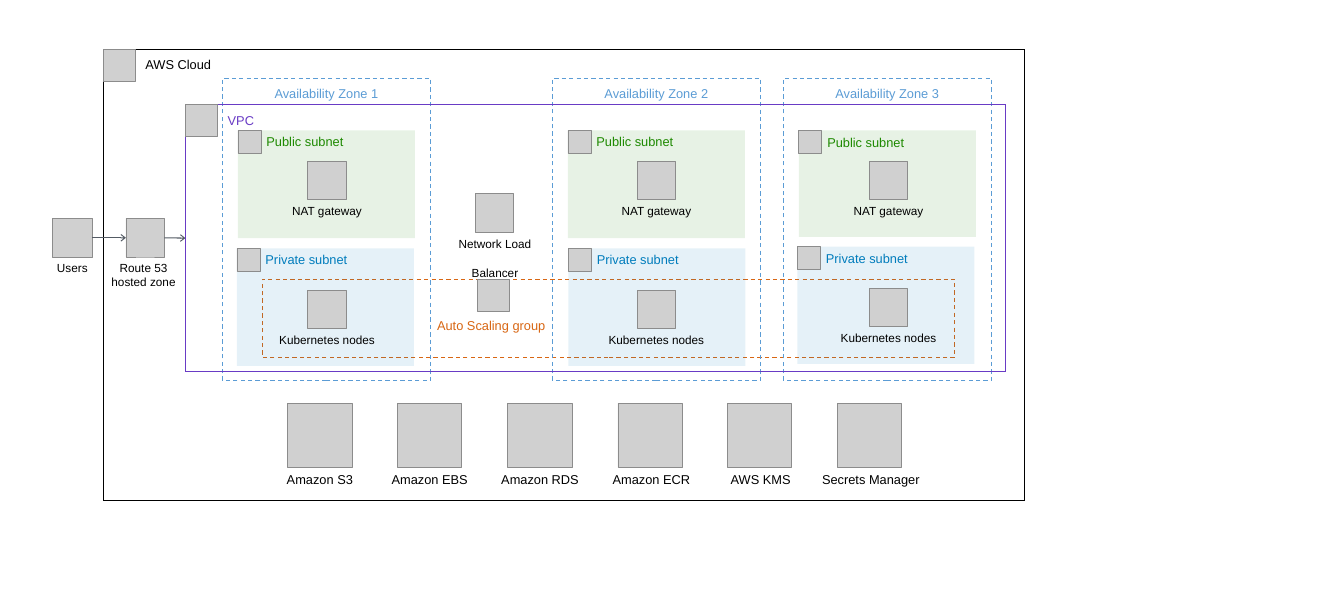
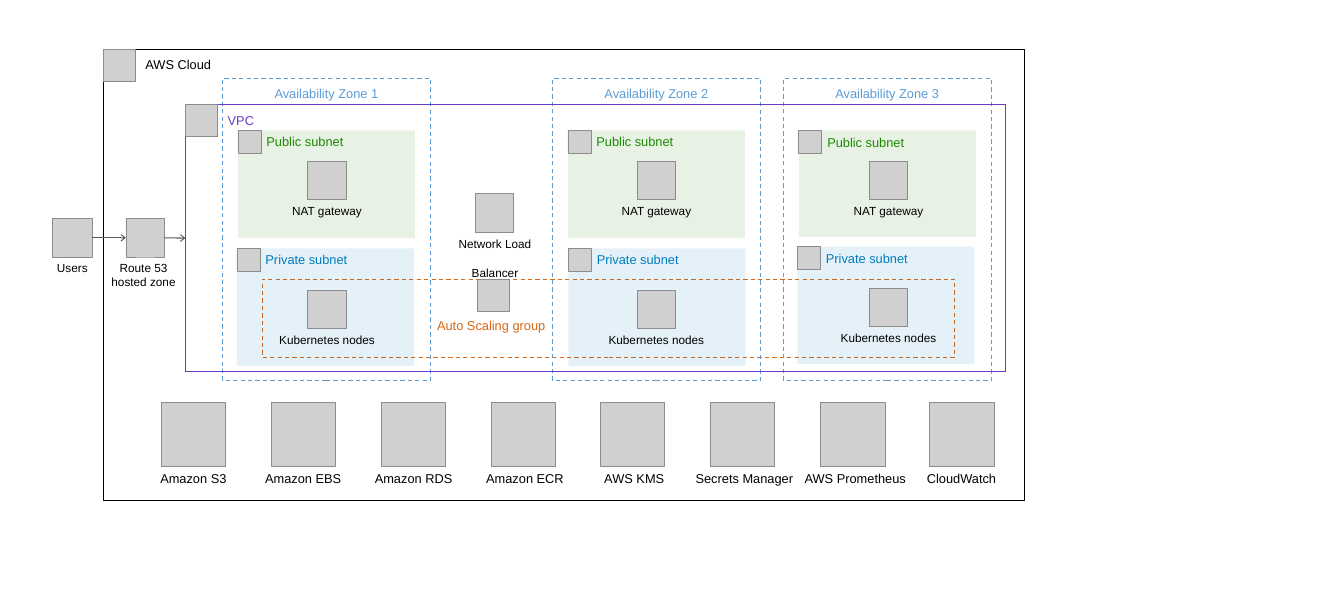
Before and after one commit to aws-ia/terraform-aws-mendix-private-cloud, a slide deck: slide 1 of doc/deployment_guide/images/terraform-mendix-private-cloud-diagram.pptx. Drawn at 1344x592 pixels with LibreOffice and Linux fonts; fonts in the diff are those of the drawing; grey boxes stand for pictures. Boxes give left, top, right and bottom in pixels: in the first picture for what was removed or moved away, otherwise in the second. Text is boxed around its words. In the diff, an @@ line names an element or a change of style, - is before the commit and + after.

```diff
--- a/doc/deployment_guide/images/terraform-mendix-private-cloud-diagram.pptx
+++ b/doc/deployment_guide/images/terraform-mendix-private-cloud-diagram.pptx
@@ picture added at (x1=821, y1=403, x2=885, y2=466) @@
@@ picture added at (x1=930, y1=403, x2=994, y2=466) @@
@@ 6 pictures, 6 texts moved together from (x1=287, y1=403, x2=920, y2=487) to (x1=160, y1=403, x2=794, y2=486) @@
@@ text added at (x1=805, y1=473, x2=906, y2=483), 12 pt, text #000000 @@
+AWS Prometheus
@@ text added at (x1=927, y1=473, x2=996, y2=483), 12 pt, text #000000 @@
+CloudWatch
```
Also in this commit, not shown: 5 other files.
